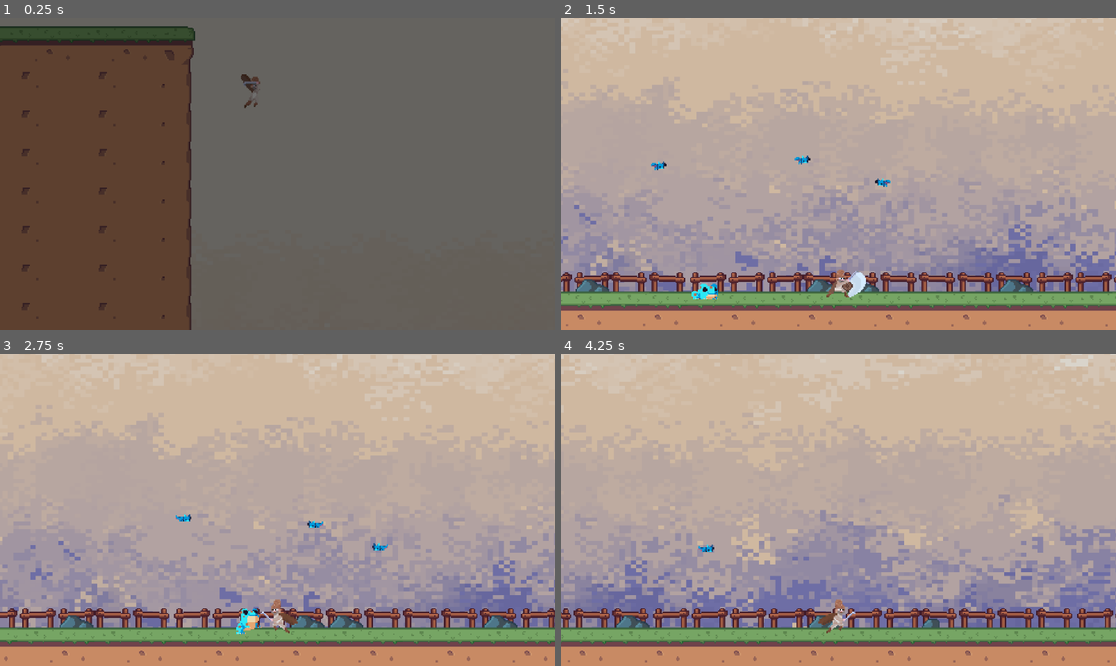
Above: before the commit, frames 1-4 (two rows, left to right).
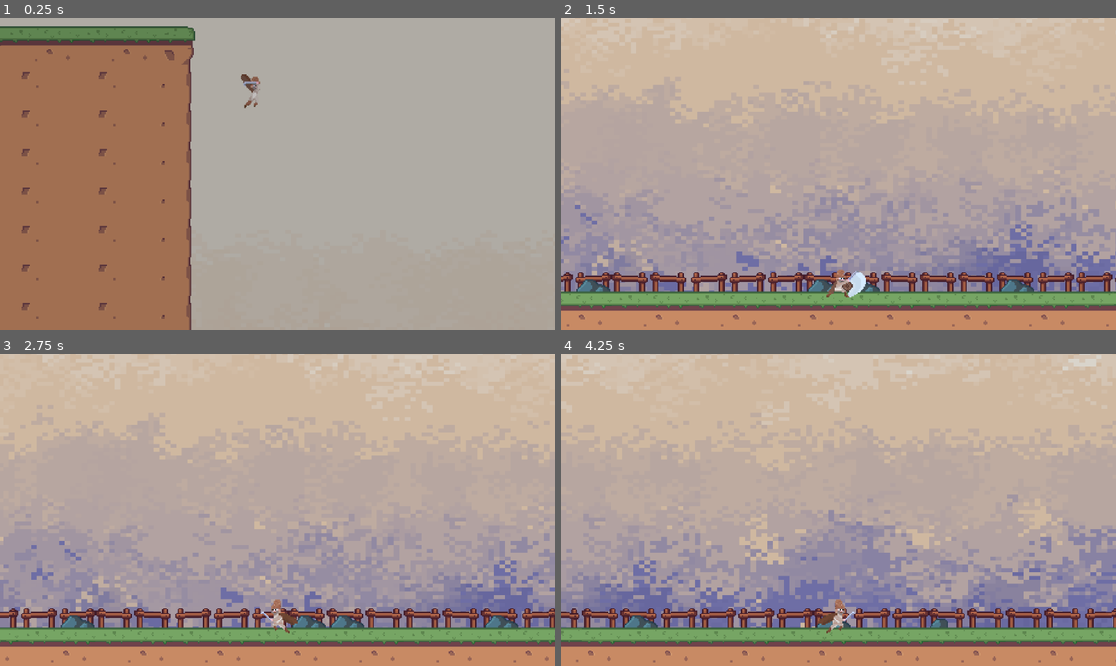
Above: after the commit, the same moments.

Repository: undeadskeleton/devworm_project
Game: Godot game, scene res://scene/stage_lvl.tscn
The game is run twice, just before and just after one commit, with the same random seed, the same clock (stepped at 60 frames per second) and the same inputs.
Inputs (mouse positions are in pixels of both pictures, inside the frame that each line leads up to):
- Up to frame 1 (0.25 s): no input
- Up to frame 2 (1.5 s): move the mouse to (960, 158) at 0.52 s; hold D (right) from 0.53 s (still down); click (960, 158) at 0.6 s; tap Space (jump) at 0.77 s; move the mouse to (727, 189) at 1.27 s; right-click (727, 189) at 1.35 s
- Up to frame 3 (2.75 s): tap Space (jump) at 1.52 s; move the mouse to (333, 441) at 2.02 s; release D (right) at 2.03 s; hold A (left) from 2.03 s (still down); click (333, 441) at 2.1 s
- Up to frame 4 (4.25 s): move the mouse to (810, 572) at 2.77 s; release A (left) at 2.78 s; hold D (right) from 2.78 s (still down); right-click (810, 572) at 2.85 s; tap Space (jump) at 3.02, 3.77 s; move the mouse to (1005, 556) at 3.52 s; click (1005, 556) at 3.6 s

The runs differ from the first frame. In frame 1, 100% of the frame differs, in the area x 0-100%, y 0-100%; in frame 2, 2.9%; in frame 3, 3.2%; in frame 4, 13%.

Commit message:
adding bat spawn mechanism
added two method
--proceed_to_next_wave (check if starting_node is equal to current_node so that we can advance the current_wave if about condition is true
--spawn_enemy(calculate how many enemies to spawn for different type
--spawn_type(spawn the enemies)

but facing error as enemies not appering

Diff:
--- a/scene/scene_transition_animation.tscn
+++ b/scene/scene_transition_animation.tscn
@@ -47,11 +47,27 @@
 "values": [Color(0, 0, 0, 1), Color(0, 0, 0, 0)]
 }
 
+[sub_resource type="Animation" id="Animation_3eifd"]
+resource_name = "in_between"
+tracks/0/type = "value"
+tracks/0/imported = false
+tracks/0/enabled = true
+tracks/0/path = NodePath("ColorRect:color")
+tracks/0/interp = 1
+tracks/0/loop_wrap = true
+tracks/0/keys = {
+"times": PackedFloat32Array(0, 0.5, 1),
+"transitions": PackedFloat32Array(1, 1, 1),
+"update": 0,
+"values": [Color(0, 0, 0, 0), Color(0, 0, 0, 0.415686), Color(0, 0, 0, 0)]
+}
+
 [sub_resource type="AnimationLibrary" id="AnimationLibrary_iqnb1"]
 _data = {
 "RESET": SubResource("Animation_nh7ie"),
 "fade_in": SubResource("Animation_qf172"),
-"fade_out": SubResource("Animation_n5w70")
+"fade_out": SubResource("Animation_n5w70"),
+"in_between": SubResource("Animation_3eifd")
 }
 
 [node name="scene_Transition_Animation" type="Node2D"]
--- a/scene/stage_lvl.tscn
+++ b/scene/stage_lvl.tscn
@@ -49,6 +49,8 @@
 
 [node name="StageLvl" type="Node2D"]
 script = ExtResource("1_krtvl")
+bat_scene = ExtResource("5_86mxp")
+frog_scene = ExtResource("6_nhkly")
 
 [node name="Background" type="Sprite2D" parent="."]
 position = Vector2(808.5, 340)
@@ -78,9 +80,6 @@
 [node name="Player" parent="." instance=ExtResource("3_x5qve")]
 position = Vector2(239, 29)
 
-[node name="batEnemy" parent="." instance=ExtResource("5_86mxp")]
-position = Vector2(548, 464)
-
 [node name="batcollision" type="StaticBody2D" parent="."]
 collision_layer = 2
 collision_mask = 2
@@ -88,16 +87,22 @@
 [node name="CollisionPolygon2D" type="CollisionPolygon2D" parent="batcollision"]
 polygon = PackedVector2Array(-1, -2, 80, 2, 93, 44, 94, 532, 539, 532, 875, 529, 1502, 531, 1497, 345, 1496, 37, 1485, -3, 1097, -1, 607, 2, 344, 1, 94, -3, 79, -66, 1650, -67, 1657, 397, 1645, 612, 22, 620)
 
-[node name="batEnemy3" parent="." instance=ExtResource("5_86mxp")]
-position = Vector2(320, 456)
+[node name="batSpawn" type="Marker2D" parent="."]
+position = Vector2(410, 286)
 
-[node name="batEnemy2" parent="." instance=ExtResource("5_86mxp")]
-position = Vector2(783, 462)
+[node name="batSpawn2" type="Marker2D" parent="."]
+position = Vector2(699, 298)
 
-[node name="batEnemy4" parent="." instance=ExtResource("5_86mxp")]
-position = Vector2(471, 442)
+[node name="batSpawn3" type="Marker2D" parent="."]
+position = Vector2(1033, 285)
 
-[node name="toxicFrog" parent="." instance=ExtResource("6_nhkly")]
-position = Vector2(362, 394)
+[node name="batSpawn4" type="Marker2D" parent="."]
+position = Vector2(1270, 296)
+
+[node name="frogSpawn" type="Marker2D" parent="."]
+position = Vector2(228, 506)
+
+[node name="frogSpawn2" type="Marker2D" parent="."]
+position = Vector2(1435, 529)
 
 [node name="scene_Transition_Animation" parent="." instance=ExtResource("6_q1sqt")]
--- a/scene/toxic_frog.gd
+++ b/scene/toxic_frog.gd
@@ -30,15 +30,15 @@
 	player = GlobalScript.playerBody
 
 func _process(delta):
+	if GlobalScript.playerAlive:
+		is_chasing = true
+	elif !GlobalScript.playerAlive:
+		is_chasing = false
+
 	if !is_on_floor():
 		velocity.y += gravity
 	move(delta)
 	handle_animation()
-
-	if GlobalScript.playerAlive:
-		is_chasing = true
-	elif !GlobalScript.playerAlive:
-		is_chasing = false
 
 
 func move(delta):
--- a/scripts/global_script.gd
+++ b/scripts/global_script.gd
@@ -14,3 +14,6 @@
 var frogHitBox : Area2D
 var frogDamageZone :Area2D
 var frogDamage :int
+
+var current_wave : int
+var moving_to_next_wave : bool
--- a/scripts/stage_lvl.gd
+++ b/scripts/stage_lvl.gd
@@ -2,6 +2,15 @@
 
 @onready var sceneTransitionAnimation = $scene_Transition_Animation/AnimationPlayer
 @onready var player_camera = $Player/Camera2D
+
+var current_wave : int
+
+@export var bat_scene : PackedScene
+@export var frog_scene : PackedScene
+
+var current_node : int
+var starting_node : int
+var wave_spawn_end
 
 # Called when the node enters the scene tree for the first time.
 func _ready():
@@ -9,8 +18,67 @@
 	sceneTransitionAnimation.play("fade_out")
 	player_camera.enabled = true
 	GlobalScript.playerWeaponEquiped = true
+	current_wave = 0
+	GlobalScript.current_wave = current_wave
+	starting_node = get_child_count()
+	current_node = get_child_count()
+	proceed_to_next_wave()
 
+func proceed_to_next_wave():
+		if current_node == starting_node:
+			if current_wave!=0:
+				GlobalScript.moving_to_next_wave = true
+			current_wave+=1
+			GlobalScript.current_wave = current_wave
+			sceneTransitionAnimation.play("in_between")
+			await get_tree().create_timer(1).timeout
+			print(current_wave)
+			spawn_enemy("bats",4.0,4.0) #type,multiplier,spawns
+			spawn_enemy("frog",1.5,2.0)
 
+func spawn_enemy(type,multiplier,mob_spawns):
+	var mob_amount = float(current_wave) * multiplier
+	var mob_wait_time = 4.0
+	var  mob_spawn_round = mob_amount/mob_spawns
+	print(type, " amount ",mob_amount)
+	spawn_type(type,mob_amount,mob_wait_time)
+
+func spawn_type(type,mob_spawn_round,mob_wait_time):
+	if type == "bat":
+		var bat_spawn1 = $batSpawn
+		var bat_spawn2 = $batSpawn2
+		var bat_spawn3 = $batSpawn3
+		var bat_spawn4 = $batSpawn4
+		if mob_spawn_round >= 1:
+			var bat1 = bat_scene.instantiate()
+			bat1.global_position = bat_spawn1.global_position
+			var bat2 = bat_scene.instantiate()
+			bat2.global_position = bat_spawn2.global_position
+			var bat3 = bat_scene.instantiate()
+			bat3.global_position = bat_spawn3.global_position
+			var bat4 = bat_scene.instantiate()
+			bat4.global_position = bat_spawn4.global_position
+			add_child(bat1)
+			add_child(bat2)
+			add_child(bat3)
+			add_child(bat4)
+			mob_spawn_round -= 1
+			await get_tree().create_timer(mob_wait_time).timeout
+	"""
+	elif type == "frog":
+		var frog_spawn1 = $frogSpawn
+		var frog_spawn2 = $frogSpawn2
+		if mob_spawn_round >=1:
+			var frog1 = frog_scene.instantiate()
+			frog1.global_position = frog_spawn1.global_position
+			var frog2 = frog_scene.instantiate()
+			frog2.global_position = frog_spawn2.global_postion
+			add_child(frog1)
+			add_child(frog2)
+			mob_spawn_round -=1
+			await get_tree().create_timer(mob_wait_time).timeout
+	"""
+	wave_spawn_end = true
 # Called every frame. 'delta' is the elapsed time since the previous frame.
 func _process(delta):
 	if !GlobalScript.playerAlive:
Not shown: 1 places in scene/scene_transition_animation.tscn that only renumber resources
